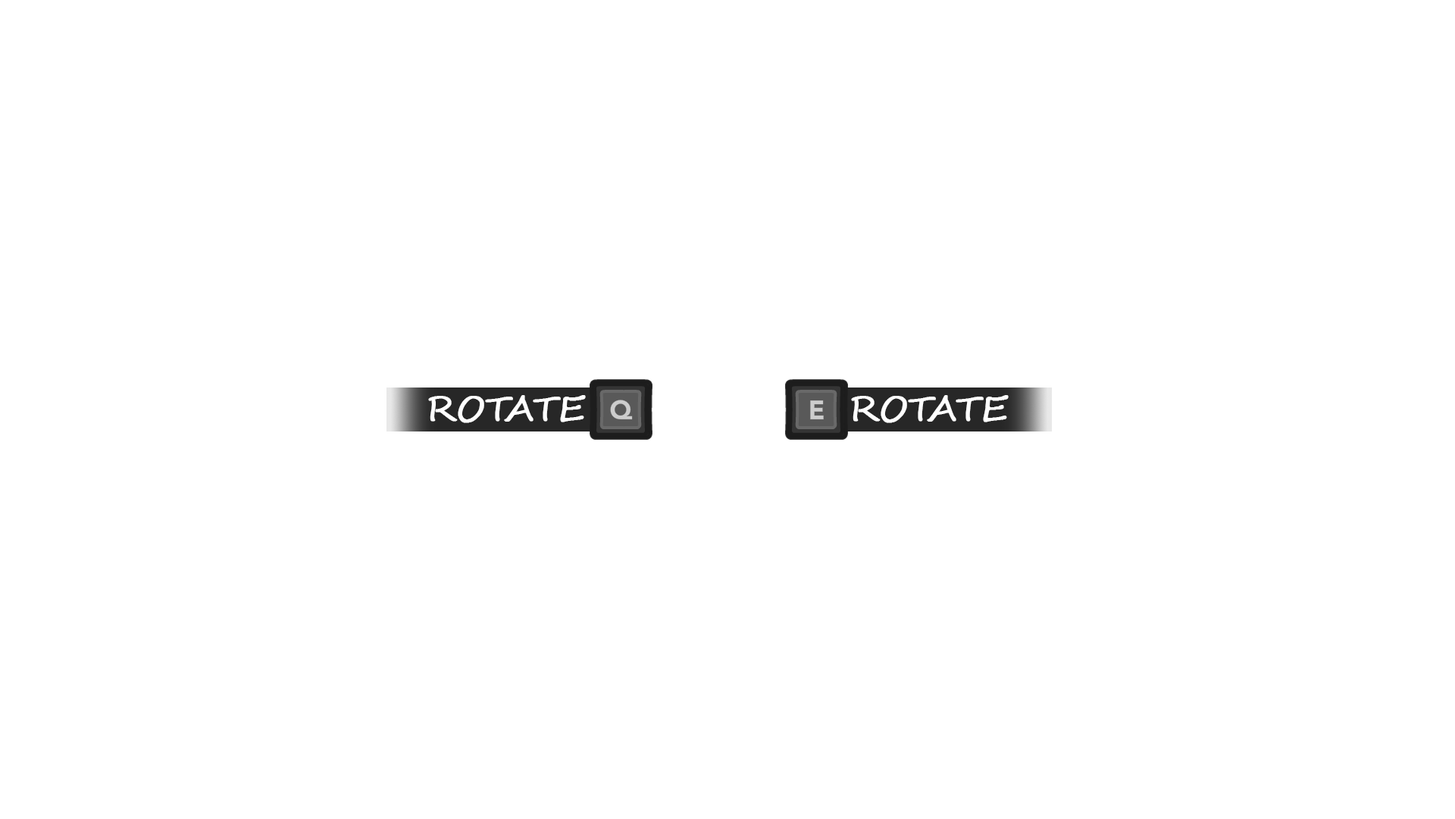
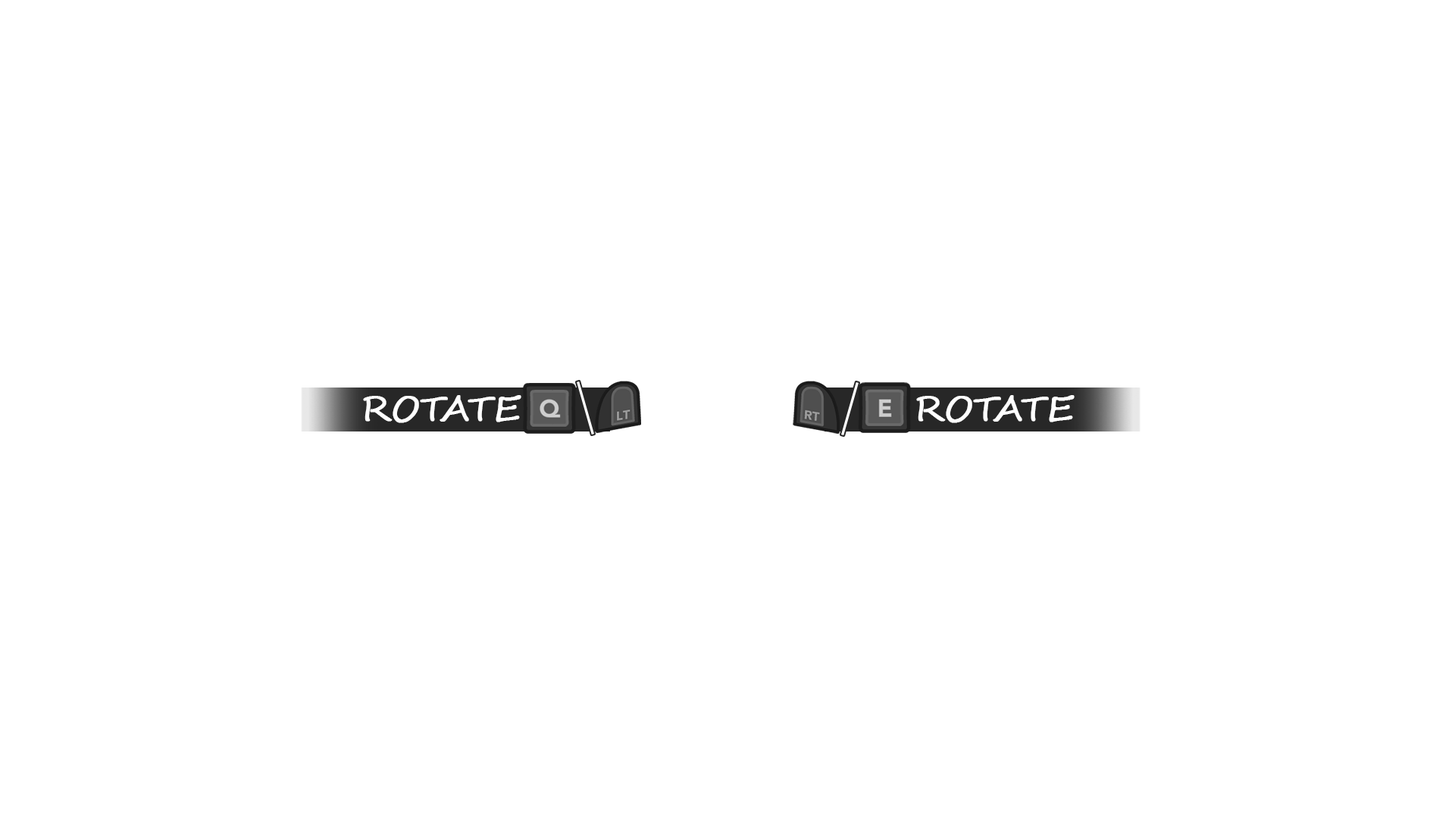
The second 1455×819 image is a revision of the first. Changes to its layers:
added layer "XboxSeriesX_LT" in group "Q" over 595, 380, 642, 433
added layer "Rectangle 1 copy 2" in group "Q" over 575, 379, 596, 436
painted on "Rotate" (3rd of 4, in "Q") over 363, 394, 586, 423
painted on "Q" (3rd of 3, in "Q") over 522, 382, 650, 437
removed layer "Layer 2 copy 3" from group "Q" over 588, 378, 654, 440
moved "Layer 4 copy 2" (2nd of 2, in "Q") into group "Q", painted on it over 300, 387, 611, 432
moved "E" (2nd of 3) above "R" over 386, 378, 1141, 440
added layer "Rectangle 1 copy" in group "E" over 839, 380, 861, 437
added layer "XboxSeriesX_RT" in group "E" over 792, 380, 840, 434
painted on "Rotate" (4th of 4, in "E") over 851, 394, 1075, 423
painted on "E" (3rd of 3, in "E") over 787, 382, 912, 437
hid "Layer 2 copy" (2nd of 2, in "E"), painted on it over 784, 378, 916, 440
painted on "Layer 4 copy" (2nd of 2, in "E") over 824, 387, 1141, 432
